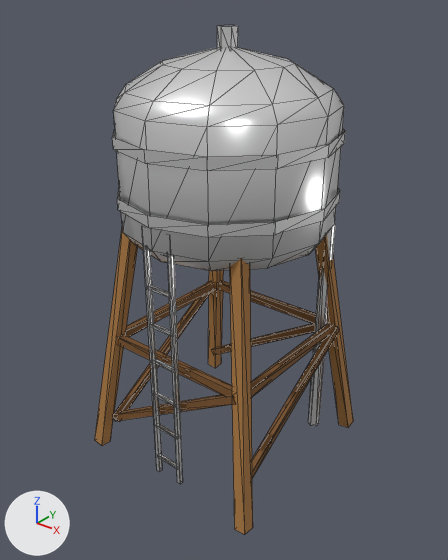
An edit to the glTF model public/models/water_tower.glb, drawn before and after from the same camera.
Camera for both pictures: a 50 mm camera at (5.15, -6.51, 6.8) aimed at (0.04, -0.13, 2.84). Lighting does not change. The marker at lower left points along +X, +Y and +Z. The picture after the commit comes second. Mesh edges are drawn as thin lines. Vertices at exactly the same position are counted once.

Names of what the first picture shows: 'WaterTower'.
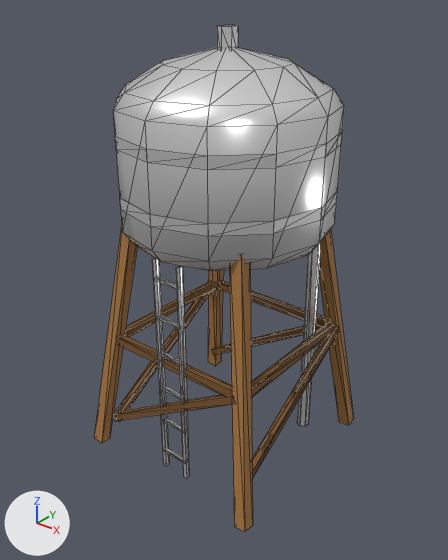
Where the newer file only moved an object's origin or applied its transform, the numbers keep the older frame.

Diff of the bpy script that builds the scene:
```diff
--- a/public/models/water_tower.glb.py
+++ b/public/models/water_tower.glb.py
@@ me_watertower @@
 # used by ob_watertower; location = (0.0, 0.0, 0.0)
-me_watertower.from_pydata(...)  # 301 vertices, 458 faces; spans x -1.55..1.55, y -1.55..1.55, z -0.07..6.27
+me_watertower.from_pydata(...)  # 293 vertices, 446 faces; spans x -1.55..1.55, y -1.55..1.55, z -0.02..6.27
+# me_watertower part 1: the loose piece of 8 vertices spanning x -1.55..-0.85, y -1.55..-0.85, z -0.07..3.77 is moved by (0.0, 0.0, 0.05)
+# me_watertower part 2: the loose piece of 8 vertices spanning x -1.55..-0.85, y 0.85..1.55, z -0.07..3.77 is moved by (0.0, 0.0, 0.05)
+# me_watertower part 3: the loose piece of 8 vertices spanning x 0.85..1.55, y -1.55..-0.85, z -0.07..3.77 is moved by (0.0, 0.0, 0.05)
+# me_watertower part 4: the loose piece of 8 vertices spanning x 0.85..1.55, y 0.85..1.55, z -0.07..3.77 is moved by (0.0, 0.0, 0.05)
+# me_watertower part 5: the loose piece of 24 vertices spanning x -1.54..1.54, y -1.54..1.54, z 4.07..4.23 is scaled about its middle by (0.977, 0.977, 0.999)
+# me_watertower part 6: the loose piece of 24 vertices spanning x -1.54..1.54, y -1.54..1.54, z 4.87..5.03 is scaled about its middle by (0.977, 0.977, 0.999)
+# me_watertower part 7: a new loose piece, a 6-sided cylinder along z spanning x 0.84..1.0, y 0.83..1.01, z 0.0..3.85, in mat_ftn_metal
+# me_watertower part 8: a new loose piece, a box spanning x -0.24..-0.18, y -1.273..-1.213, z 0.0..3.5, in mat_ftn_metal
+# me_watertower part 9: a new loose piece, a box spanning x 0.18..0.24, y -1.273..-1.213, z 0.0..3.5, in mat_ftn_metal
+# me_watertower part 10: the loose piece of 8 vertices spanning x -0.21..0.21, y -1.42..-1.37, z 0.26..0.31 is moved by (0.0, 0.15, 0.01)
+# me_watertower part 11: the loose piece of 8 vertices spanning x -0.21..0.21, y -1.42..-1.37, z 0.83..0.88 is moved by (0.0, 0.15, 0.02)
+# me_watertower part 12: the loose piece of 8 vertices spanning x -0.21..0.21, y -1.42..-1.37, z 1.4..1.45 is moved by (0.0, 0.15, 0.03)
+# me_watertower part 13: the loose piece of 8 vertices spanning x -0.21..0.21, y -1.42..-1.37, z 1.98..2.02 is moved by (0.0, 0.15, 0.04)
+# me_watertower part 14: the loose piece of 8 vertices spanning x -0.21..0.21, y -1.42..-1.37, z 2.55..2.6 is moved by (0.0, 0.15, 0.05)
+# me_watertower part 15: the loose piece of 8 vertices spanning x -0.21..0.21, y -1.42..-1.37, z 3.12..3.17 is moved by (0.0, 0.15, 0.07)
+# me_watertower part 16: the loose piece of 12 vertices spanning x 0.97..1.13, y 0.96..1.14, z 0.0..3.6 is deleted
+# me_watertower part 17: the loose piece of 8 vertices spanning x -0.24..-0.18, y -1.42..-1.36, z 0.0..4.0 is deleted
+# me_watertower part 18: the loose piece of 8 vertices spanning x 0.18..0.24, y -1.42..-1.36, z 0.0..4.0 is deleted
+# other edits to the shape of me_watertower do not show in these pictures
 me_watertower.materials.append(mat_ftn_prop)
```

What differs and where, as boxes (x1, y1, x2, y2) in the pictures (448 x 560 px; the box of a moved part takes in the faces that stretch with it):
'WaterTower', reshaped
    before: (95, 25, 353, 534)
    after: (94, 25, 354, 532)
part 1 of me_watertower, moved or reshaped
    before: (95, 230, 138, 446)
    after: (94, 226, 137, 443)
part 2 of me_watertower, moved or reshaped
    before: (208, 270, 224, 368)
    after: (208, 270, 223, 366)
part 3 of me_watertower, moved or reshaped
    before: (230, 258, 253, 534)
    after: (230, 254, 253, 532)
part 4 of me_watertower, moved or reshaped
    before: (315, 234, 353, 428)
    after: (319, 229, 354, 425)
part 5 of me_watertower, moved or reshaped
    before: (117, 188, 340, 237)
    after: (120, 190, 338, 236)
part 6 of me_watertower, moved or reshaped
    before: (112, 126, 345, 171)
    after: (115, 131, 343, 170)
part 7 of me_watertower, added
    after: (298, 243, 320, 427)
part 8 of me_watertower, added
    after: (152, 258, 169, 466)
part 9 of me_watertower, added
    after: (176, 266, 189, 478)
part 10 of me_watertower, moved or reshaped
    before: (159, 454, 176, 468)
    after: (166, 449, 183, 462)
part 11 of me_watertower, moved or reshaped
    before: (157, 424, 175, 438)
    after: (164, 418, 182, 432)
part 12 of me_watertower, moved or reshaped
    before: (155, 392, 174, 406)
    after: (163, 386, 181, 399)
part 13 of me_watertower, moved or reshaped
    before: (154, 359, 172, 372)
    after: (161, 352, 180, 365)
part 14 of me_watertower, moved or reshaped
    before: (151, 323, 171, 336)
    after: (159, 315, 178, 328)
part 15 of me_watertower, moved or reshaped
    before: (149, 285, 169, 297)
    after: (157, 277, 177, 289)
part 16 of me_watertower, deleted
    before: (308, 224, 335, 426)
part 17 of me_watertower, deleted
    before: (143, 246, 162, 472)
part 18 of me_watertower, deleted
    before: (167, 255, 183, 484)
